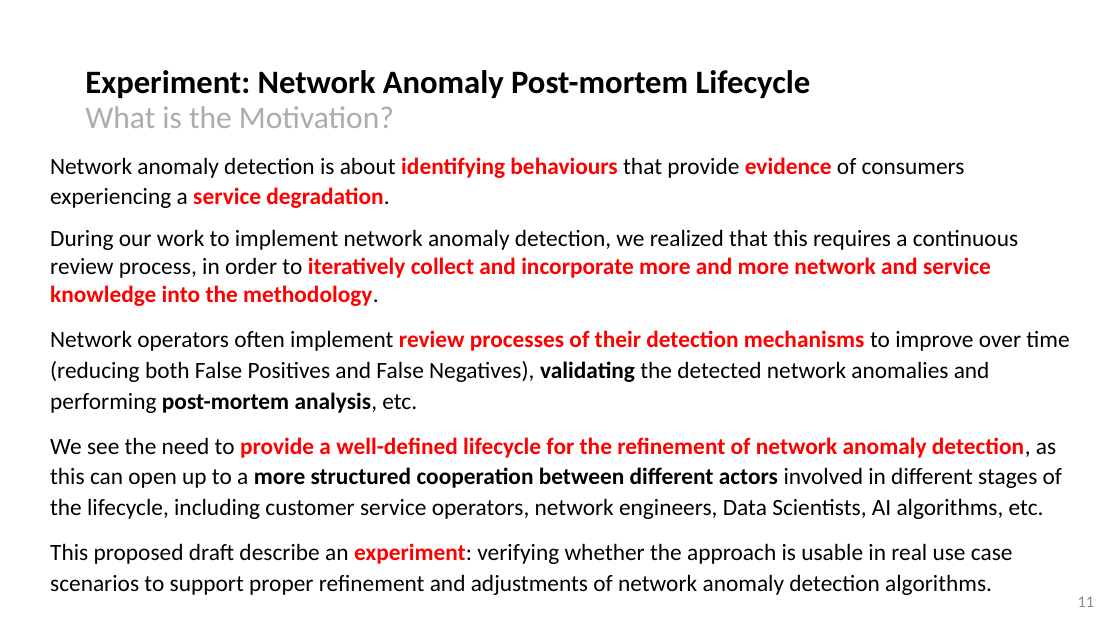
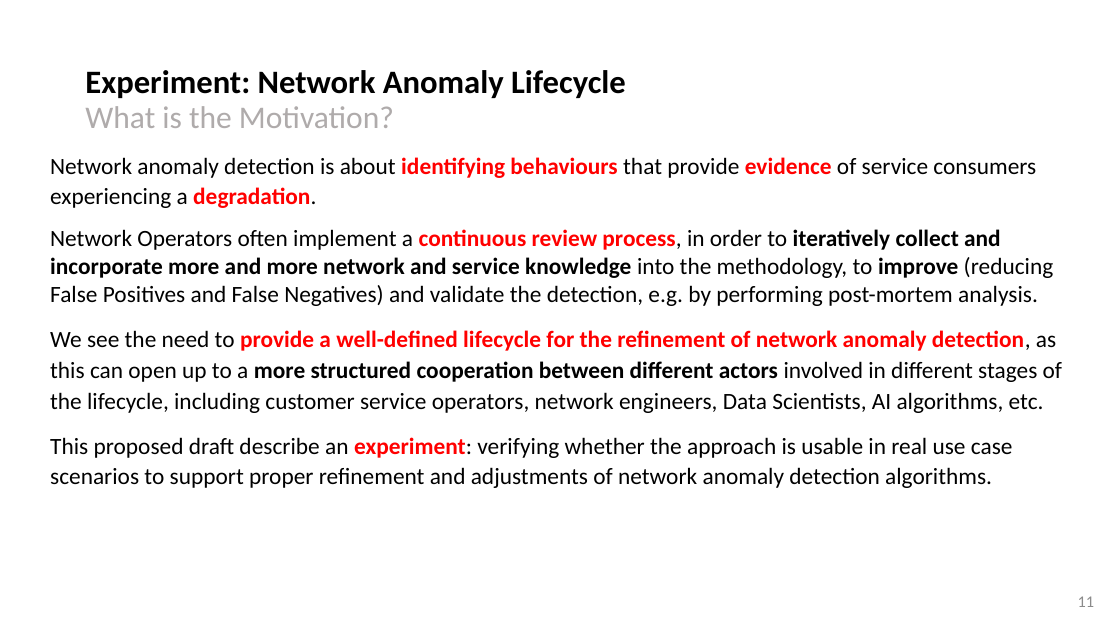
Before and after one commit to network-analytics/ietf-network-analytics-document-status, a slide deck: slide 11 of 119/NMOP/draft-netana-nmop-network-anomaly-semantics-and-lifecycle.pptx. Drawn at 1120x630 pixels with LibreOffice and Linux fonts; fonts in the diff are those of the drawing. Boxes give left, top, right and bottom in pixels: in the first picture for what was removed or moved away, otherwise in the second. Text is boxed around its words. In the diff, an @@ line names an element or a change of style, - is before the commit and + after.

```diff
--- a/119/NMOP/draft-netana-nmop-network-anomaly-semantics-and-lifecycle.pptx
+++ b/119/NMOP/draft-netana-nmop-network-anomaly-semantics-and-lifecycle.pptx
@@ title at box(85, 70, 626, 128): text changed @@
-Experiment: Network Anomaly Post-mortem Lifecycle
-What is the Motivation?
+Experiment: Network Anomaly Lifecycle
+What is the Motivation?
@@ text at box(50, 157, 1054, 306): text changed @@
-Network anomaly detection is about identifying behaviours that provide evidence of consumers experiencing a service degradation.
-During our work to implement network anomaly detection, we realized that this requires a continuous review process, in order to iteratively collect and incorporate more and more network and service knowledge into the methodology.
-Network operators often implement review processes of their detection mechanisms to improve over time (reducing both False Positives and False Negatives), validating the detected network anomalies and performing post-mortem analysis, etc.
+Network anomaly detection is about identifying behaviours that provide evidence of service consumers experiencing a degradation.
+Network Operators often implement a continuous review process, in order to iteratively collect and incorporate more and more network and service knowledge into the methodology, to improve (reducing False Positives and False Negatives) and validate the detection, e.g. by performing post-mortem analysis.
```
Also in this commit, not shown: 6 other slides changed, 3 slides added, 1 slide removed, 1 other file.
